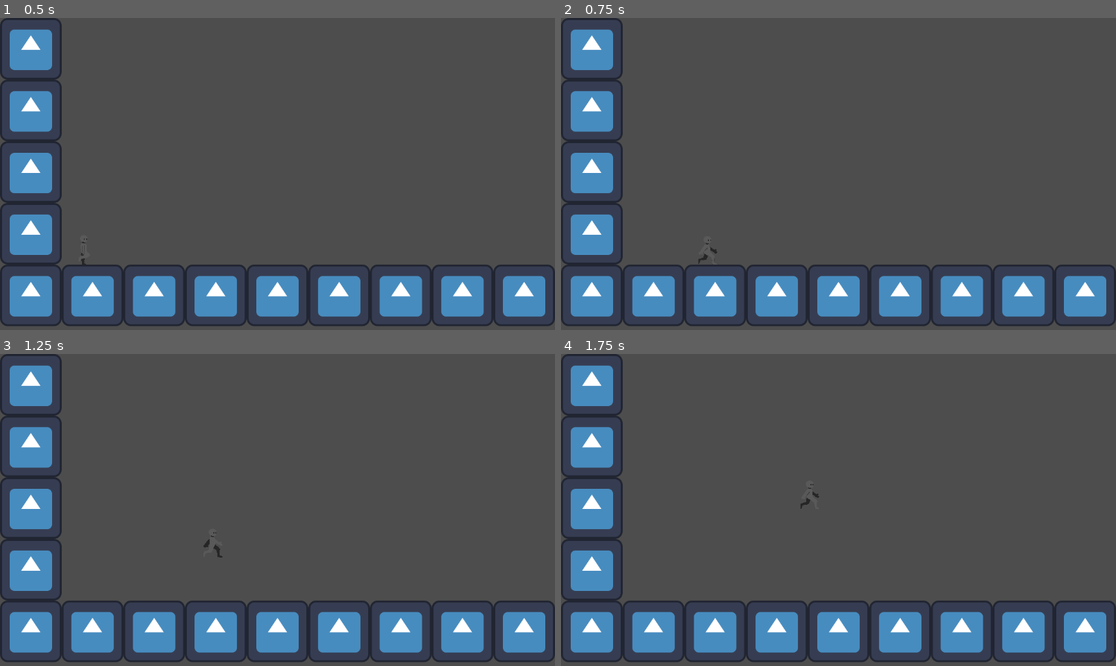
Above: before the commit, frames 1-4 (two rows, left to right).
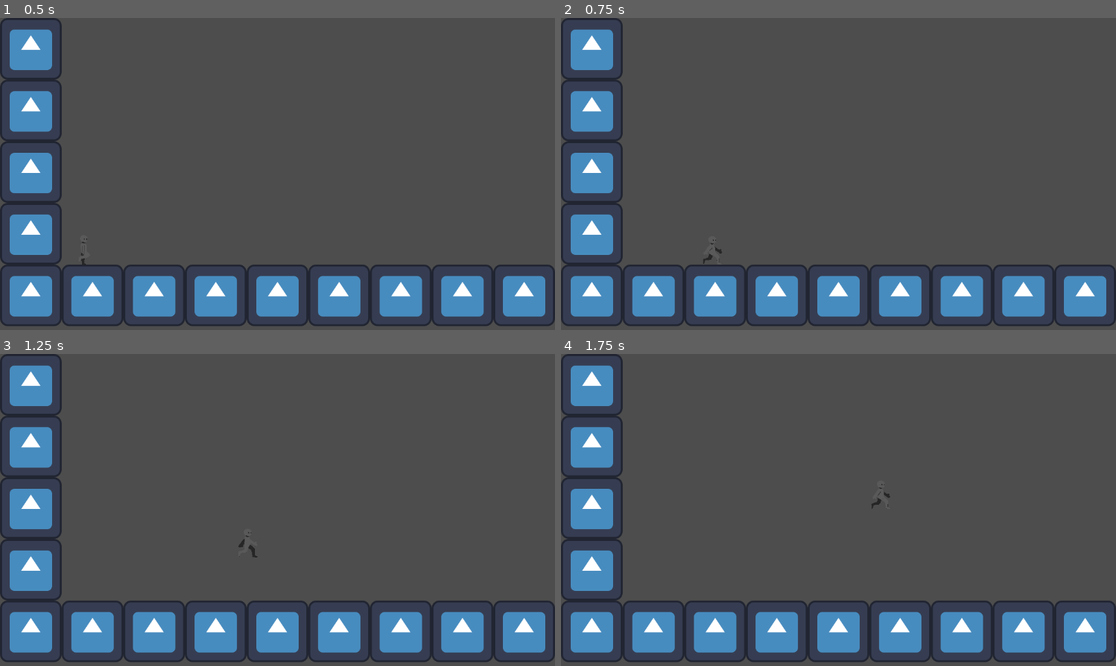
Above: after the commit, the same moments.

Repository: tomSO9/Demo
Game: Godot game, scene res://world/test_world.tscn
Two runs of this game, one before a commit and one after it. Both use one fixed random seed, a clock stepped at 60 frames per second and the inputs below. The engine's default icon, where the game draws it, is replaced by a stand-in: a white triangle on a blue panel in a dark square.
Inputs:
- Up to frame 1 (0.5 s): no input
- Up to frame 2 (0.75 s): hold D (move_right) from 0.53 s (still down); tap Shift (dashing) at 0.6 s
- Up to frame 3 (1.25 s): keep holding D (move_right); tap Space (jump) at 0.77 s
- Up to frame 4 (1.75 s): keep holding D (move_right); tap Shift (dashing) at 1.35 s; tap Space (jump) at 1.52 s

Frame 1 is identical in both runs. In frame 2, less than 0.1% of the frame differs, in the area x 24-30%, y 71-79%; in frame 3, less than 0.1%, in the area x 36-47%, y 57-66%; in frame 4, less than 0.1%.

Commit message:
speed adj

Diff:
--- a/world/test_world.tscn
+++ b/world/test_world.tscn
@@ -10,3 +10,4 @@
 
 [node name="Player" parent="." instance=ExtResource("2_vmpqn")]
 position = Vector2(175, 465)
+speed = 18000
